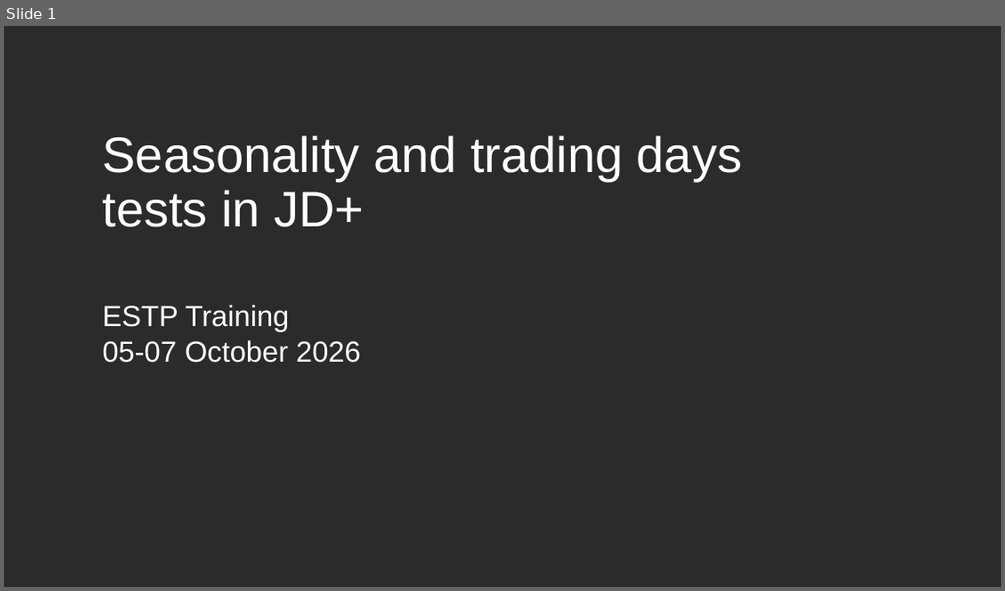
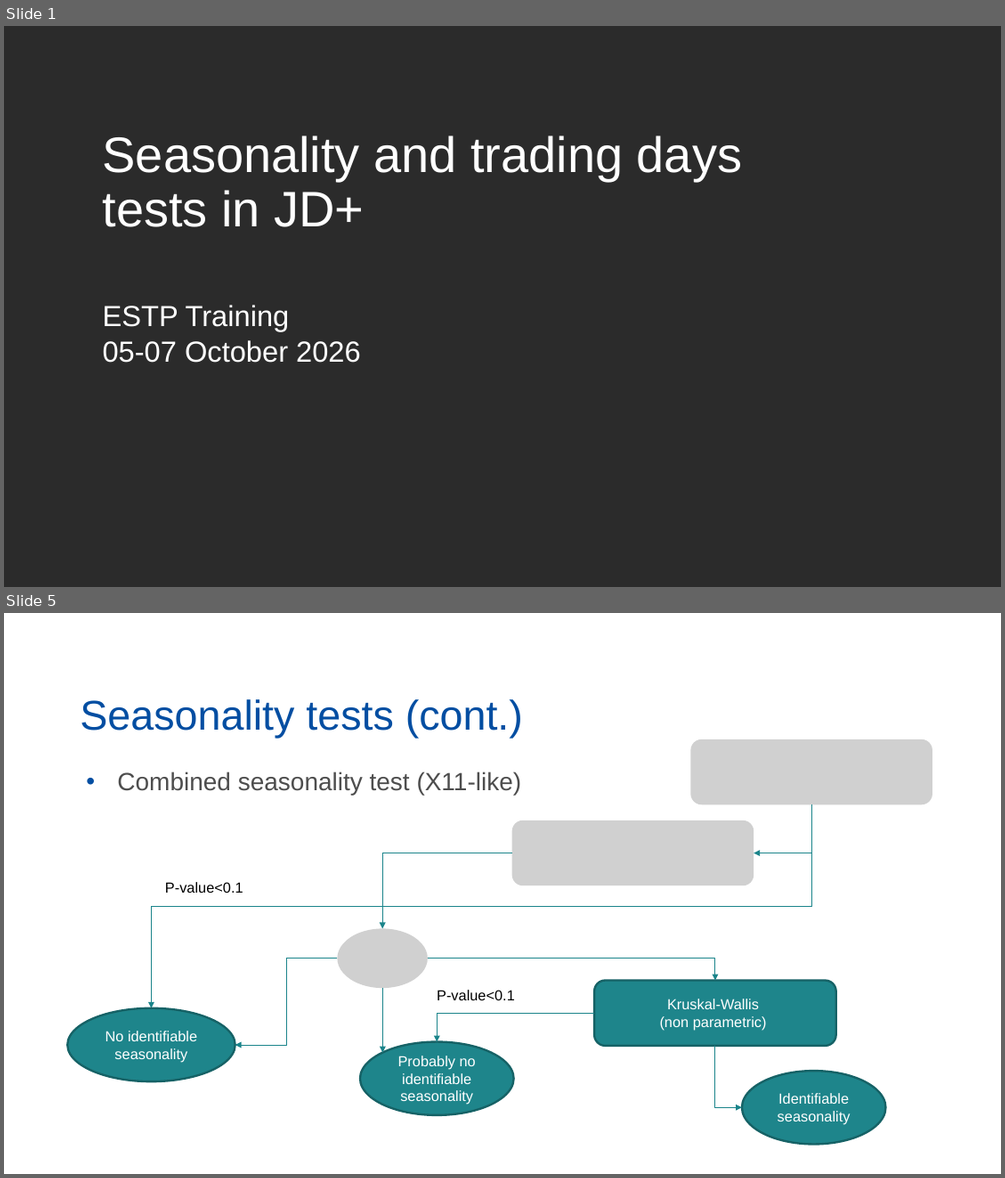
Before and after one commit to palatej/ESTP2026, a slide deck: 1.6 Seasonality tests.pptx. Shown one above the other, each under a label of ours: slide 1 before the commit, slides 1 and 5 after it; the slides between them are not shown. The pictures are 1005x591 and 1005x1178 pixels, drawn with LibreOffice and Linux fonts; fonts in the diff are those of the drawing; grey boxes stand for pictures; background and template pictures are left out; a plain dark background stands for a picture behind light text. Boxes give left, top, right and bottom in pixels: in the first picture for what was removed or moved away, otherwise in the second. Text is boxed around its words. In the diff, an @@ line names an element or a change of style, - is before the commit and + after.

Commit message:
cont.

```diff
--- a/1.6 Seasonality tests.pptx
+++ b/1.6 Seasonality tests.pptx
@@ slide 5 added at <box>4,613,1001,1174</box>, background #FFFFFF @@
@@ title added at <box>80,699,523,738</box>, 40 pt, text #034EA2 @@
+Seasonality tests (cont.)
@@ picture added at <box>690,739,932,804</box> @@
@@ text added at <box>117,771,522,795</box>, 24 pt, text #4D4D4D @@
+• Combined seasonality test (X11-like)
@@ elbow arrow added from (811, 804) to (152, 1008), #1B848B 0.75 pt @@
@@ picture added at <box>512,820,753,885</box> @@
@@ elbow arrow added from (811, 804) to (754, 853), #1B848B 0.75 pt @@
@@ elbow arrow added from (512, 853) to (382, 929), #1B848B 0.75 pt @@
@@ text added at <box>165,882,243,892</box>, 14 pt, text #000000 @@
+P-value<0.1
@@ picture added at <box>338,929,428,988</box> @@
@@ elbow arrow added from (338, 958) to (235, 1045), #1B848B 0.75 pt @@
@@ elbow arrow added from (428, 958) to (715, 981), #1B848B 0.75 pt @@
@@ rounded rectangle added at <box>595,981,836,1046</box>, fill #1E858B, outline #166267 2 pt, 14 pt, text #FFFFFF @@
+Kruskal-Wallis
+(non parametric)
@@ ellipse added at <box>67,1008,235,1081</box>, fill #1E858B, outline #166267 2 pt, 14 pt, text #FFFFFF @@
+No identifiable seasonality
@@ elbow arrow added from (382, 988) to (382, 1053), #1B848B 0.75 pt @@
@@ text added at <box>437,989,515,1000</box>, 14 pt, text #000000 @@
+P-value<0.1
@@ elbow arrow added from (595, 1013) to (437, 1041), #1B848B 0.75 pt @@
@@ ellipse added at <box>360,1041,514,1115</box>, fill #1E858B, outline #166267 2 pt, 14 pt, text #FFFFFF @@
+Probably no identifiable seasonality
@@ elbow arrow added from (715, 1046) to (742, 1107), #1B848B 0.75 pt @@
@@ ellipse added at <box>742,1070,886,1144</box>, fill #1E858B, outline #166267 2 pt, 14 pt, text #FFFFFF @@
+Identifiable seasonality
```
Also in this commit, not shown: 9 other slides added, 16 slides removed, 5 other files.
